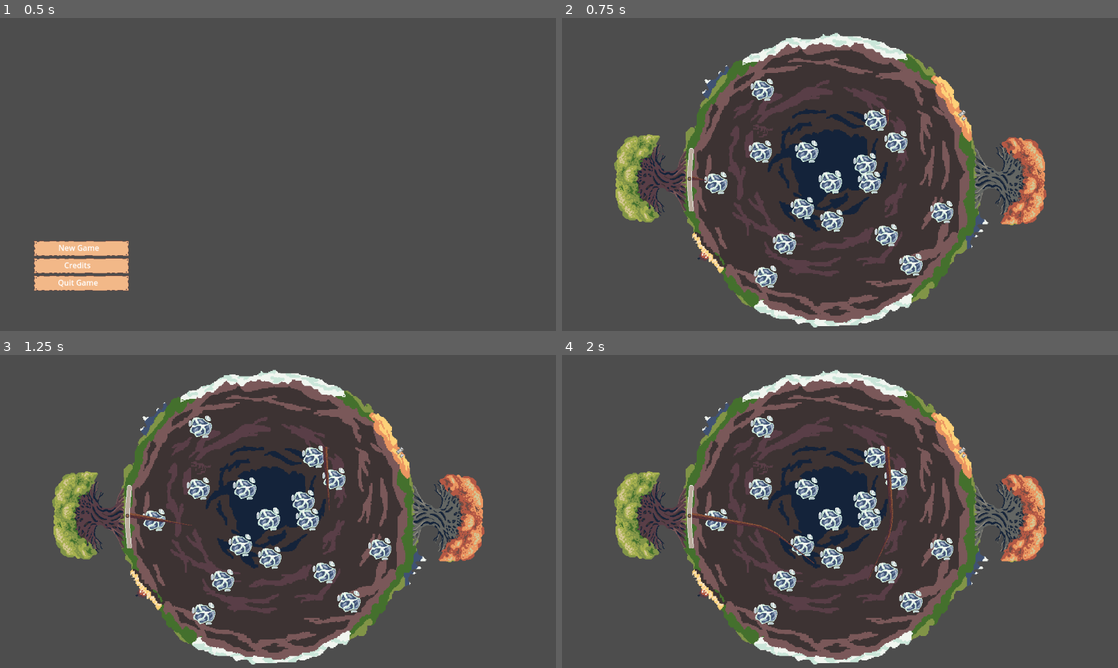
Above: before the commit, frames 1-4 (two rows, left to right).
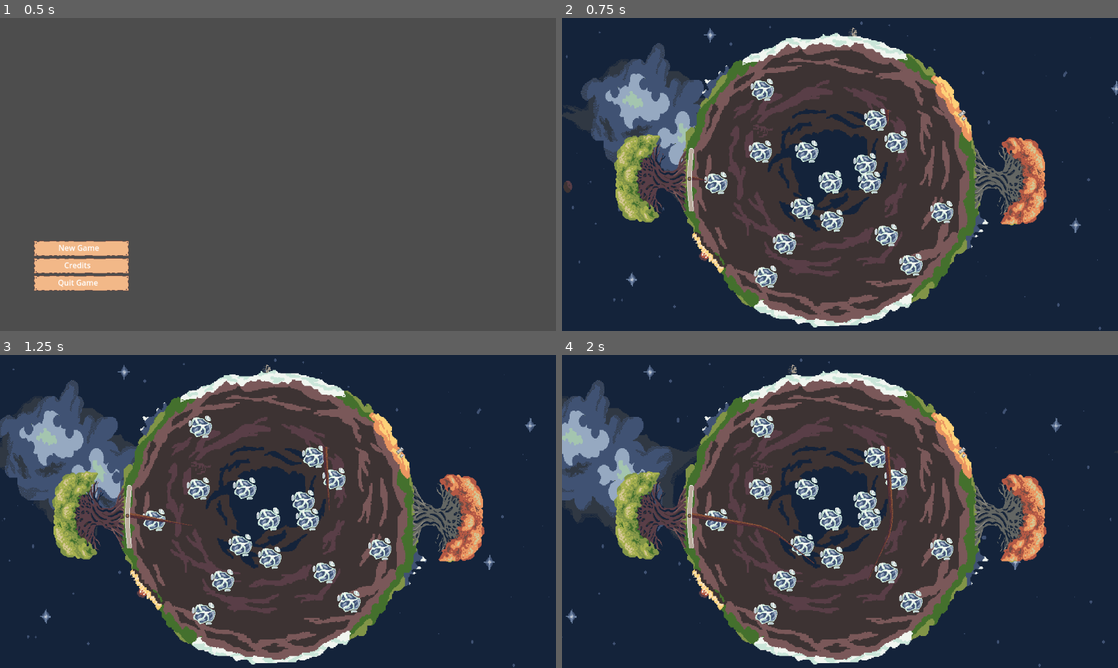
Above: after the commit, the same moments.

Repository: Rotta-Games/ragerootin
Game: Godot game, scene res://main.tscn
Same seed, same stepped clock (60 frames per second), same inputs: the game is played once before the commit and once after it.
Inputs (mouse positions are in pixels of both pictures, inside the frame that each line leads up to):
- Up to frame 1 (0.5 s): no input
- Up to frame 2 (0.75 s): click "New Game" at 0.5 s
- Up to frame 3 (1.25 s): no input
- Up to frame 4 (2 s): move the mouse to (962, 495) at 1.27 s; hold Right (player1_move_right) from 1.28 s (still down); click (962, 495) at 1.42 s

Frame 1 is identical in both runs. In frame 2, 55% of the frame differs, in the area x 0-100%, y 0-100%; in frame 3, 55%; in frame 4, 55%.

Commit message:
Added background to main game

Diff:
--- a/ParallaxBackground.gd
+++ b/ParallaxBackground.gd
@@ -1,6 +1,7 @@
 extends ParallaxBackground
 
 var offsetLoc = 0
+const parallaxSpeed = 100
 
 # Called when the node enters the scene tree for the first time.
 func _ready():
@@ -9,5 +10,5 @@
 
 # Called every frame. 'delta' is the elapsed time since the previous frame.
 func _process(delta):
-	self.offsetLoc = self.offsetLoc - 500 * delta
+	self.offsetLoc = self.offsetLoc - self.parallaxSpeed * delta
 	set_scroll_offset(Vector2(self.offsetLoc,0))
--- a/game.tscn
+++ b/game.tscn
@@ -1,9 +1,10 @@
-[gd_scene load_steps=6 format=3 uid="uid://cnqjxco0jwax3"]
+[gd_scene load_steps=7 format=3 uid="uid://cnqjxco0jwax3"]
 
 [ext_resource type="Script" path="res://game.gd" id="1_vsqo3"]
 [ext_resource type="PackedScene" path="res://planet.tscn" id="3_hd06s"]
-[ext_resource type="PackedScene" uid="uid://dxy40xvhva1b1" path="res://player.tscn" id="4_a3mtv"]
+[ext_resource type="PackedScene" path="res://player.tscn" id="4_a3mtv"]
 [ext_resource type="PackedScene" path="res://gui.tscn" id="6_4oam8"]
+[ext_resource type="PackedScene" uid="uid://dvpenw227nbta" path="res://game_background.tscn" id="6_24cua"]
 [ext_resource type="PackedScene" path="res://slider.tscn" id="6_qadn6"]
 
 [node name="game" type="Node2D"]
@@ -19,3 +20,5 @@
 
 [node name="Player2" parent="." instance=ExtResource("4_a3mtv")]
 position = Vector2(673, 190)
+
+[node name="GameBackground" parent="." instance=ExtResource("6_24cua")]
